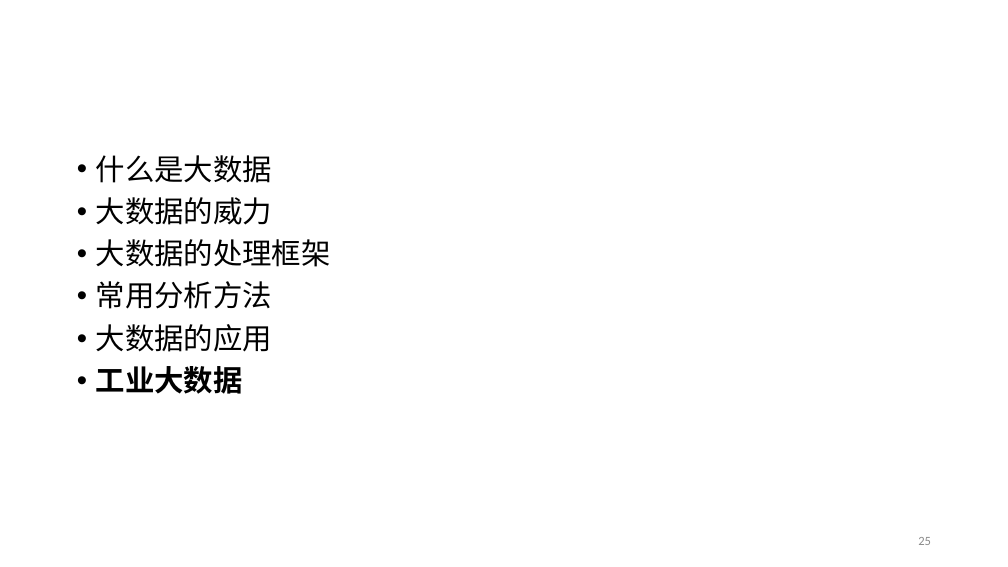
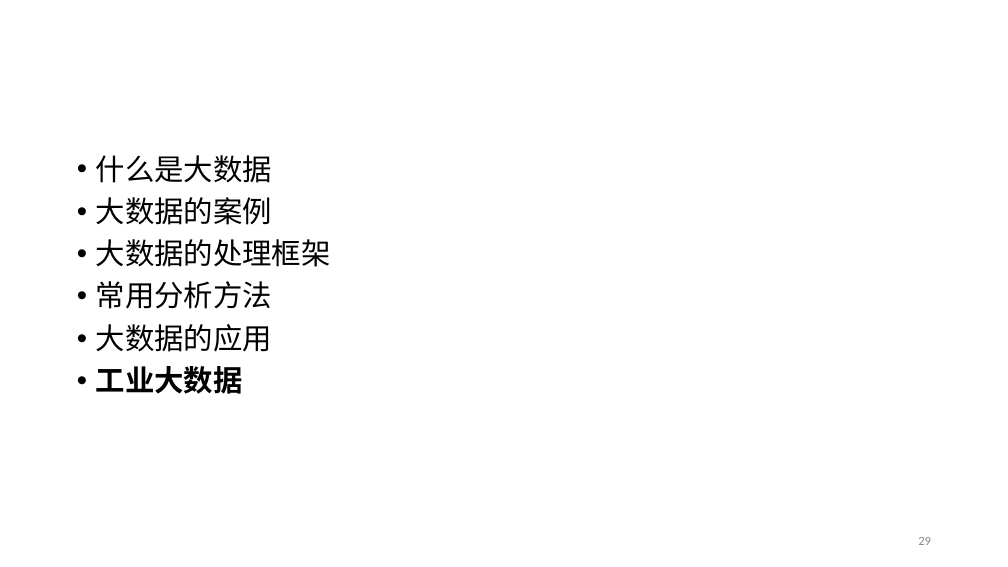
Before and after one commit to prm10/paper, a slide deck: slide 29 of presentation/big data.pptx (slide 25 before the commit). Drawn at 1008x567 pixels with LibreOffice and Linux fonts; fonts in the diff are those of the drawing. Boxes give left, top, right and bottom in pixels: in the first picture for what was removed or moved away, otherwise in the second. Text is boxed around its words. In the diff, an @@ line names an element or a change of style, - is before the commit and + after.

```diff
--- a/presentation/big data.pptx
+++ b/presentation/big data.pptx
@@ text at <box>96,197,272,225</box>: text changed @@
-• 大数据的威力
+• 大数据的案例
```
Also in this commit, not shown: 11 other slides changed, 2 slides added, 1 slide removed.
